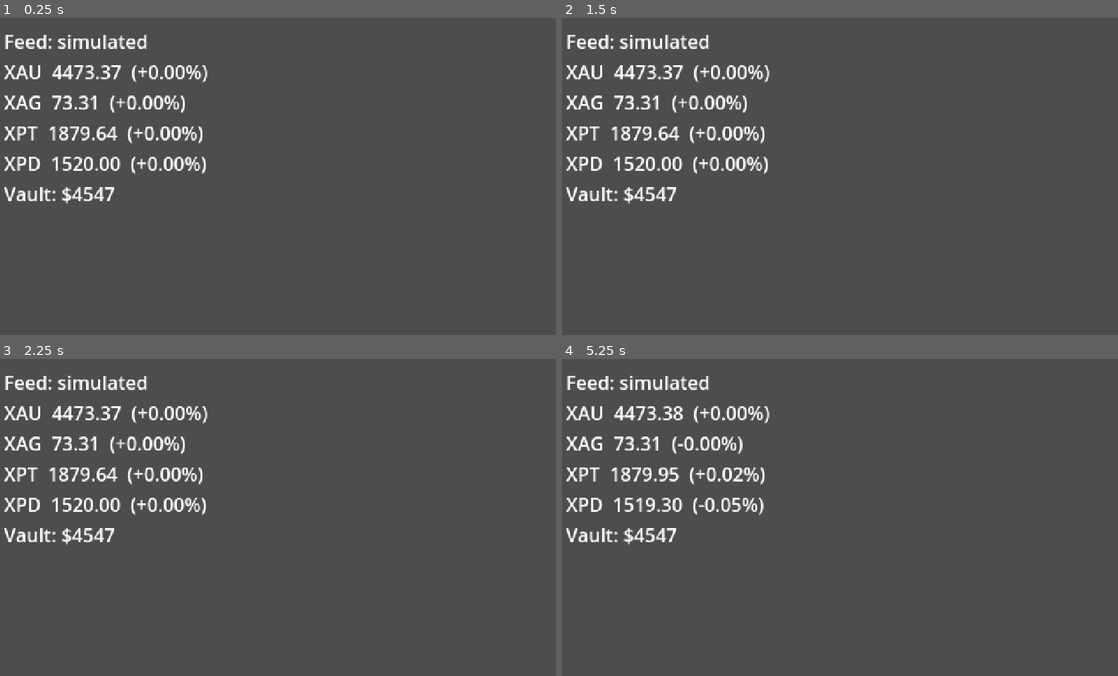
Above: before the commit, frames 1-4 (two rows, left to right).
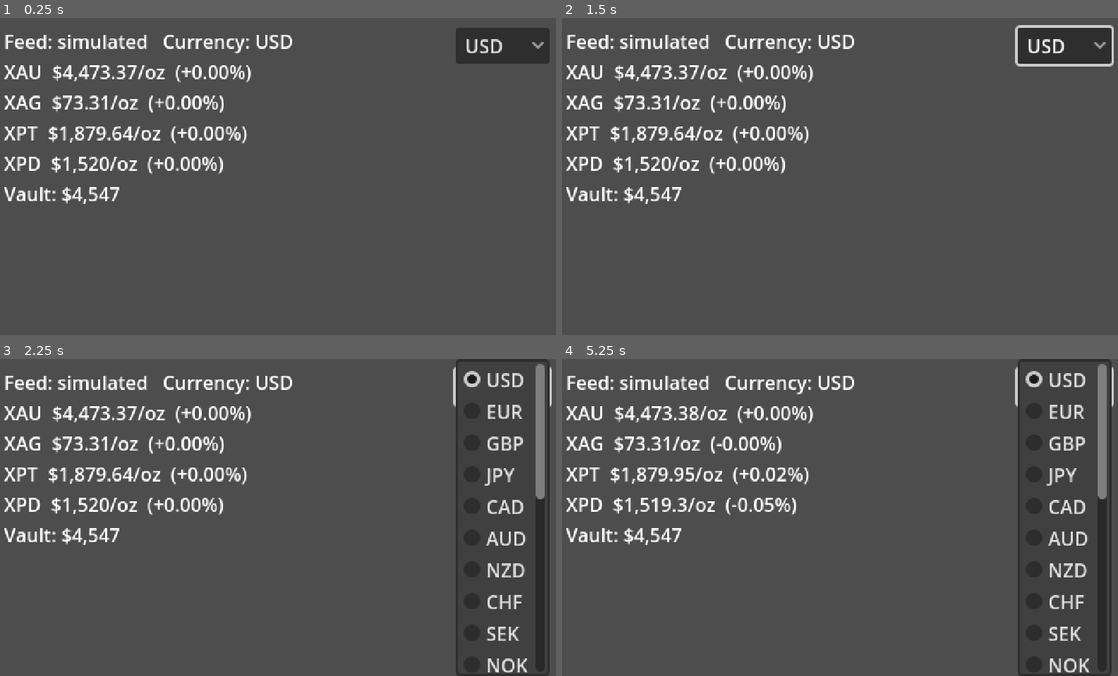
Above: after the commit, the same moments.

Repository: AlexAlphaK/Vaultmanager
Game: Godot game, scene res://scenes/main.tscn
Same seed, same stepped clock (60 frames per second), same inputs: the game is played once before the commit and once after it.
Inputs (mouse positions are in pixels of both pictures, inside the frame that each line leads up to):
- Up to frame 1 (0.25 s): no input
- Up to frame 2 (1.5 s): click (1062, 46) at 0.5 s, where only the run after the commit has a clickable "USD"; click (1062, 46) at 1.25 s, where only the run after the commit has a clickable "USD"
- Up to frame 3 (2.25 s): click (500, 387) at 2 s, where only the run after the commit has a clickable "USD"
- Up to frame 4 (5.25 s): tap Enter at 2.75, 4.25 s; tap Space at 3.5, 5 s

The runs differ from the first frame. In frame 1, 5.9% of the frame differs, in the area x 8-99%, y 3-59%; in frame 2, 6.3%; in frame 3, 9.2%; in frame 4, 9.4%, in the area x 8-100%, y 0-100%.

Commit message:
Add crypto, stock and exchange-rate feeds, and player currency
Worker pulls CoinGecko and Finnhub every 5 minutes and metals plus ECB
rates every 4 hours; each source fails independently. Market formats
money in the player's currency, defaulting from the device locale.

Co-Authored-By: Claude Opus 5.5 (1M context) <noreply@anthropic.com>
Claude-Session: https://claude.ai/code/session_01J21XPDtrVevjRJa9RQgj9Y

Diff:
--- a/autoload/market.gd
+++ b/autoload/market.gd
@@ -1,25 +1,50 @@
 extends Node
-## Live precious metal prices (USD per troy ounce).
+## Live market data: precious metals (USD per troy ounce), crypto and stocks (USD),
+## and exchange rates for showing money in the player's currency.
 ## Polls the price service every 5 minutes, caches the last quote on disk,
 ## and falls back to a simulated random walk when the game has been offline too long.
+## All game logic works in USD; convert only for display with format_money().
 
 signal prices_changed(prices: Dictionary)
 signal source_changed(source: String) # "live", "cached" or "simulated"
+signal currency_changed(code: String)
 
 const METALS: Array[String] = ["XAU", "XAG", "XPT", "XPD"]
 const POLL_SECONDS := 300.0
 const SIM_STEP_SECONDS := 5.0
 const SIMULATE_AFTER_OFFLINE_SECONDS := 24 * 3600
 const CACHE_PATH := "user://last_prices.json"
+const SETTINGS_PATH := "user://settings.cfg"
 const TROY_OZ_GRAMS := 31.1034768
 ## Typical daily volatility, used only by the offline simulation.
 const DAILY_VOL := {"XAU": 0.012, "XAG": 0.02, "XPT": 0.018, "XPD": 0.022}
+const CRYPTO_DAILY_VOL := 0.04
+const STOCK_DAILY_VOL := 0.015
+## Currencies the player can pick (all covered by the ECB reference rates).
+const CURRENCY_SYMBOLS := {
+	"USD": "$", "EUR": "€", "GBP": "£", "JPY": "¥", "CAD": "C$", "AUD": "A$", "NZD": "NZ$",
+	"CHF": "CHF ", "SEK": "kr ", "NOK": "kr ", "DKK": "kr ", "PLN": "zł ", "CZK": "Kč ",
+	"HUF": "Ft ", "INR": "₹", "CNY": "¥", "HKD": "HK$", "SGD": "S$", "KRW": "₩",
+	"BRL": "R$", "MXN": "MX$", "ZAR": "R ", "TRY": "₺",
+}
+const COUNTRY_CURRENCY := {
+	"US": "USD", "GB": "GBP", "CA": "CAD", "AU": "AUD", "NZ": "NZD", "JP": "JPY", "CH": "CHF",
+	"SE": "SEK", "NO": "NOK", "DK": "DKK", "PL": "PLN", "CZ": "CZK", "HU": "HUF", "IN": "INR",
+	"CN": "CNY", "HK": "HKD", "SG": "SGD", "KR": "KRW", "BR": "BRL", "MX": "MXN", "ZA": "ZAR",
+	"TR": "TRY", "DE": "EUR", "FR": "EUR", "IT": "EUR", "ES": "EUR", "NL": "EUR", "BE": "EUR",
+	"AT": "EUR", "IE": "EUR", "PT": "EUR", "FI": "EUR", "GR": "EUR", "SK": "EUR", "SI": "EUR",
+	"EE": "EUR", "LV": "EUR", "LT": "EUR", "LU": "EUR", "MT": "EUR", "CY": "EUR", "HR": "EUR",
+}
 ## Last-resort seed when there is no network and no cache (first launch offline).
 const SEED_PRICES := {"XAU": 4473.37, "XAG": 73.31, "XPT": 1879.64, "XPD": 1520.0}
 
 @export var service_url := "http://127.0.0.1:8787/prices"
 
 var prices := {}
+var crypto := {} # symbol -> {"price": USD, "change_pct": 24h %}
+var stocks := {} # symbol -> {"price": USD, "change_pct": % since last close}
+var fx := {"USD": 1.0} # currency -> units per 1 USD
+var currency := "USD"
 var day_open := {}
 var source := "cached"
 var last_live_unix := 0
@@ -29,6 +54,7 @@
 
 func _ready() -> void:
 	_load_cache()
+	_load_currency()
 	_http = HTTPRequest.new()
 	_http.timeout = 10.0
 	add_child(_http)
@@ -62,6 +88,46 @@
 	day_open = prices.duplicate()
 
 
+## Picks the display currency and remembers it. Falls back to USD without a rate.
+func set_currency(code: String) -> void:
+	if not CURRENCY_SYMBOLS.has(code):
+		return
+	currency = code
+	var cfg := ConfigFile.new()
+	cfg.load(SETTINGS_PATH)
+	cfg.set_value("display", "currency", code)
+	cfg.save(SETTINGS_PATH)
+	currency_changed.emit(code)
+
+
+## Formats a USD amount in the player's currency, e.g. "€4,120".
+func format_money(usd: float, decimals := 0) -> String:
+	var code := currency if fx.has(currency) else "USD"
+	var amount := usd * float(fx.get(code, 1.0))
+	var minus := "-" if amount < 0.0 else ""
+	return minus + CURRENCY_SYMBOLS[code] + _group_digits(absf(amount), decimals)
+
+
+## Currency for the device's region, e.g. "de_DE" -> EUR. USD when unknown.
+static func currency_for_locale(locale: String) -> String:
+	var parts := locale.split("_")
+	if parts.size() >= 2:
+		return COUNTRY_CURRENCY.get(parts[1].substr(0, 2).to_upper(), "USD")
+	return "USD"
+
+
+static func _group_digits(value: float, decimals: int) -> String:
+	var text := String.num(value, decimals) if decimals > 0 else str(roundi(value))
+	var whole := text.get_slice(".", 0)
+	var frac := text.substr(whole.length())
+	var out := ""
+	for i in whole.length():
+		if i > 0 and (whole.length() - i) % 3 == 0:
+			out += ","
+		out += whole[i]
+	return out + frac
+
+
 func _on_response(result: int, code: int, _headers: PackedStringArray, body: PackedByteArray) -> void:
 	if result != HTTPRequest.RESULT_SUCCESS or code != 200:
 		_go_offline()
@@ -70,9 +136,7 @@
 	if typeof(data) != TYPE_DICTIONARY or typeof(data.get("prices")) != TYPE_DICTIONARY:
 		_go_offline()
 		return
-	for metal in METALS:
-		if data.prices.has(metal):
-			prices[metal] = float(data.prices[metal])
+	_apply_quote(data)
 	last_live_unix = int(Time.get_unix_time_from_system())
 	_set_source("live")
 	_save_cache()
@@ -97,6 +161,14 @@
 	for metal in METALS:
 		var vol: float = DAILY_VOL[metal] * step_scale
 		prices[metal] = float(prices[metal]) * (1.0 + randfn(0.0, vol))
+	for pair in [[crypto, CRYPTO_DAILY_VOL], [stocks, STOCK_DAILY_VOL]]:
+		var quotes: Dictionary = pair[0]
+		var vol: float = pair[1] * step_scale
+		for sym in quotes:
+			var q: Dictionary = quotes[sym]
+			var price := float(q.price) * (1.0 + randfn(0.0, vol))
+			q.change_pct = (1.0 + float(q.change_pct) / 100.0) * price / float(q.price) * 100.0 - 100.0
+			q.price = price
 	_emit()
 
 
@@ -123,7 +195,9 @@
 func _save_cache() -> void:
 	var file := FileAccess.open(CACHE_PATH, FileAccess.WRITE)
 	if file:
-		file.store_string(JSON.stringify({"prices": prices, "last_live_unix": last_live_unix}))
+		file.store_string(JSON.stringify({
+			"prices": prices, "crypto": crypto, "stocks": stocks, "fx": fx, "last_live_unix": last_live_unix,
+		}))
 
 
 func _load_cache() -> void:
@@ -131,5 +205,30 @@
 		return
 	var data = JSON.parse_string(FileAccess.get_file_as_string(CACHE_PATH))
 	if typeof(data) == TYPE_DICTIONARY and typeof(data.get("prices")) == TYPE_DICTIONARY:
-		prices = data.prices
+		_apply_quote(data)
 		last_live_unix = int(data.get("last_live_unix", 0))
+
+
+func _apply_quote(data: Dictionary) -> void:
+	for metal in METALS:
+		if data.prices.has(metal):
+			prices[metal] = float(data.prices[metal])
+	for key in ["crypto", "stocks"]:
+		if typeof(data.get(key)) != TYPE_DICTIONARY:
+			continue
+		var target: Dictionary = crypto if key == "crypto" else stocks
+		for sym in data[key]:
+			var q = data[key][sym]
+			if typeof(q) == TYPE_DICTIONARY and q.has("price"):
+				target[sym] = {"price": float(q.price), "change_pct": float(q.get("change_pct", 0.0))}
+	if typeof(data.get("fx")) == TYPE_DICTIONARY:
+		for code in data.fx:
+			fx[code] = float(data.fx[code])
+
+
+func _load_currency() -> void:
+	var cfg := ConfigFile.new()
+	var saved := ""
+	if cfg.load(SETTINGS_PATH) == OK:
+		saved = cfg.get_value("display", "currency", "")
+	currency = saved if CURRENCY_SYMBOLS.has(saved) else currency_for_locale(OS.get_locale())
--- a/scenes/main.gd
+++ b/scenes/main.gd
@@ -1,5 +1,5 @@
 extends Node2D
-## Placeholder scene: shows the live ticker and the vault's value.
+## Placeholder scene: shows the live ticker, the vault's value and a currency picker.
 ## The isometric shop and minigame scenes come next.
 
 const STARTING_VAULT := [
@@ -8,24 +8,35 @@
 ]
 
 @onready var ticker: Label = $Ticker
+@onready var currency_picker: OptionButton = $CurrencyPicker
 var vault: Array[BullionItem] = []
 
 
 func _ready() -> void:
 	for path in STARTING_VAULT:
 		vault.append(load(path))
-	Market.prices_changed.connect(_on_prices_changed)
-	Market.source_changed.connect(func(_s): _on_prices_changed(Market.prices))
-	_on_prices_changed(Market.prices)
+	var codes := Market.CURRENCY_SYMBOLS.keys()
+	for i in codes.size():
+		currency_picker.add_item(codes[i], i)
+		if codes[i] == Market.currency:
+			currency_picker.select(i)
+	currency_picker.item_selected.connect(func(i): Market.set_currency(codes[i]))
+	Market.prices_changed.connect(func(_p): _refresh())
+	Market.source_changed.connect(func(_s): _refresh())
+	Market.currency_changed.connect(func(_c): _refresh())
+	_refresh()
 
 
-func _on_prices_changed(prices: Dictionary) -> void:
-	var lines := ["Feed: %s" % Market.source]
+func _refresh() -> void:
+	var lines := ["Feed: %s   Currency: %s" % [Market.source, Market.currency]]
 	for metal in Market.METALS:
-		if prices.has(metal):
-			lines.append("%s  %.2f  (%+.2f%%)" % [metal, prices[metal], Market.day_change_percent(metal)])
+		if Market.prices.has(metal):
+			lines.append("%s  %s/oz  (%+.2f%%)" % [metal, Market.format_money(Market.prices[metal], 2), Market.day_change_percent(metal)])
+	for quotes in [Market.crypto, Market.stocks]:
+		for sym in quotes:
+			lines.append("%s  %s  (%+.2f%%)" % [sym, Market.format_money(quotes[sym].price, 2), quotes[sym].change_pct])
 	var total := 0.0
 	for item in vault:
 		total += item.melt_value()
-	lines.append("Vault: $%.0f" % total)
+	lines.append("Vault: %s" % Market.format_money(total))
 	ticker.text = "\n".join(lines)
--- a/scenes/main.tscn
+++ b/scenes/main.tscn
@@ -8,5 +8,11 @@
 [node name="Ticker" type="Label" parent="."]
 offset_left = 8.0
 offset_top = 8.0
+offset_right = 380.0
+offset_bottom = 262.0
+
+[node name="CurrencyPicker" type="OptionButton" parent="."]
+offset_left = 392.0
+offset_top = 8.0
 offset_right = 472.0
-offset_bottom = 120.0
+offset_bottom = 28.0
Not shown, changed: README.md
Not shown, changed: price-service/worker.js
Not shown, changed: price-service/wrangler.toml
